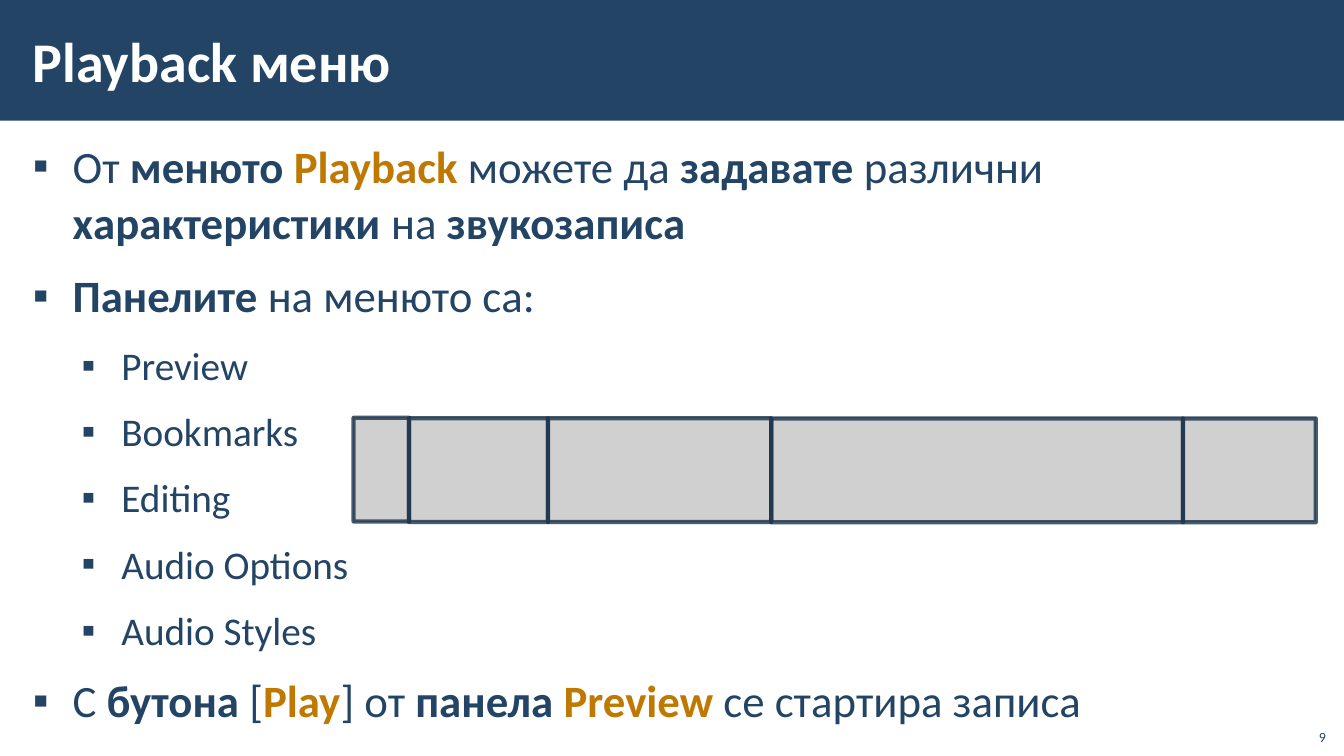
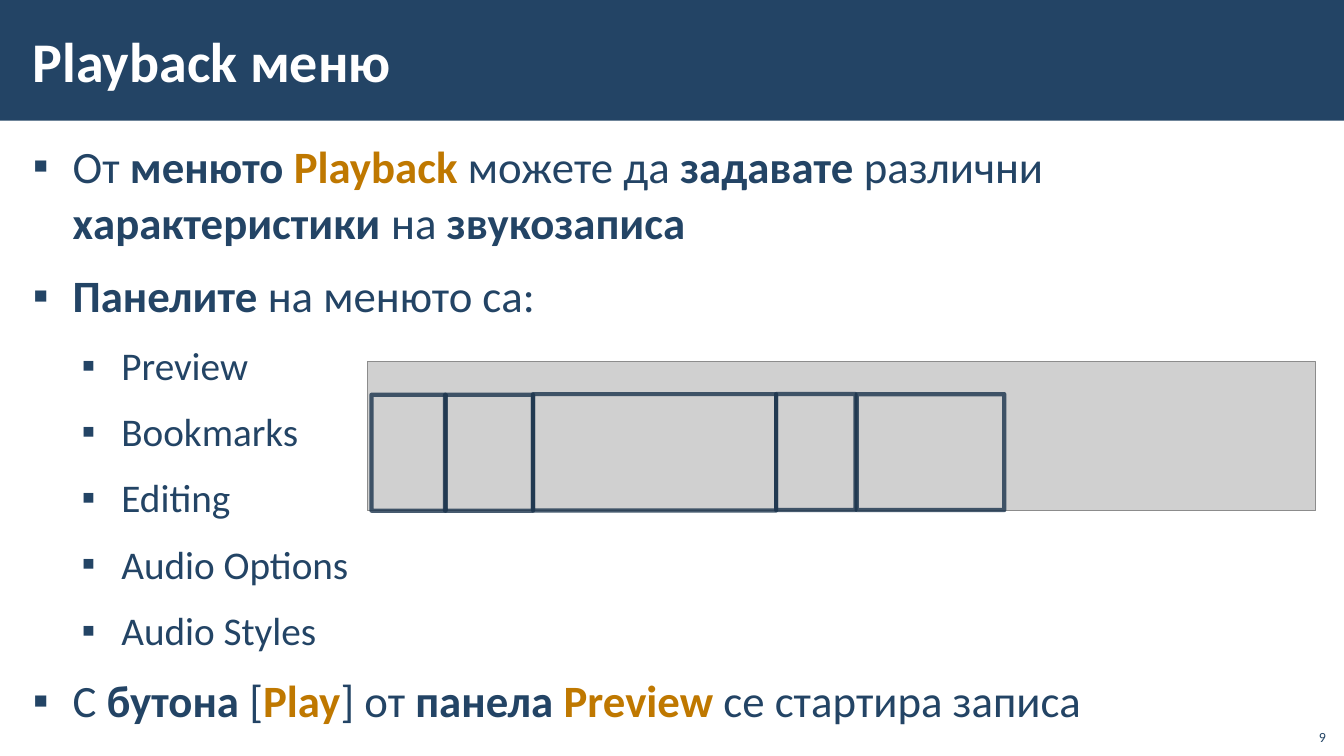
Before and after one commit to BG-IT-Edu/School-Programming, a slide deck: slide 9 of Courses/Computer-Modeling-and-IT/Computer-Modeling-and-IT-6-Class/17-Using-Sound-Files-and-Design-Editing/17-Using-Sound-Files-and-Design-Editing.pptx. Drawn at 1344x756 pixels with LibreOffice and Linux fonts; fonts in the diff are those of the drawing; grey boxes stand for pictures; background and template pictures are left out. Boxes give left, top, right and bottom in pixels: in the first picture for what was removed or moved away, otherwise in the second. Text is boxed around its words. In the diff, an @@ line names an element or a change of style, - is before the commit and + after.

```diff
--- a/Courses/Computer-Modeling-and-IT/Computer-Modeling-and-IT-6-Class/17-Using-Sound-Files-and-Design-Editing/17-Using-Sound-Files-and-Design-Editing.pptx
+++ b/Courses/Computer-Modeling-and-IT/Computer-Modeling-and-IT-6-Class/17-Using-Sound-Files-and-Design-Editing/17-Using-Sound-Files-and-Design-Editing.pptx
@@ picture: place and size @@
-picture at (354,417,1317,521)
+picture at (368,362,1316,511)
@@ rectangle: place and size @@
-rectangle at (354,417,409,521)
+rectangle at (372,395,447,511)
@@ rectangle added at (446,395,533,511), outline #1A334C 3 pt @@
@@ rectangle: place and size @@
-rectangle at (409,418,548,522)
+rectangle at (533,394,776,510)
@@ rectangle: place and size @@
-rectangle at (548,418,771,522)
+rectangle at (776,394,856,510)
@@ rectangle: place and size @@
-rectangle at (771,418,1183,522)
+rectangle at (857,394,1004,510)
@@ rectangle removed at (1184,418,1317,522) @@
```
Also in this commit, not shown: 8 other slides changed.
